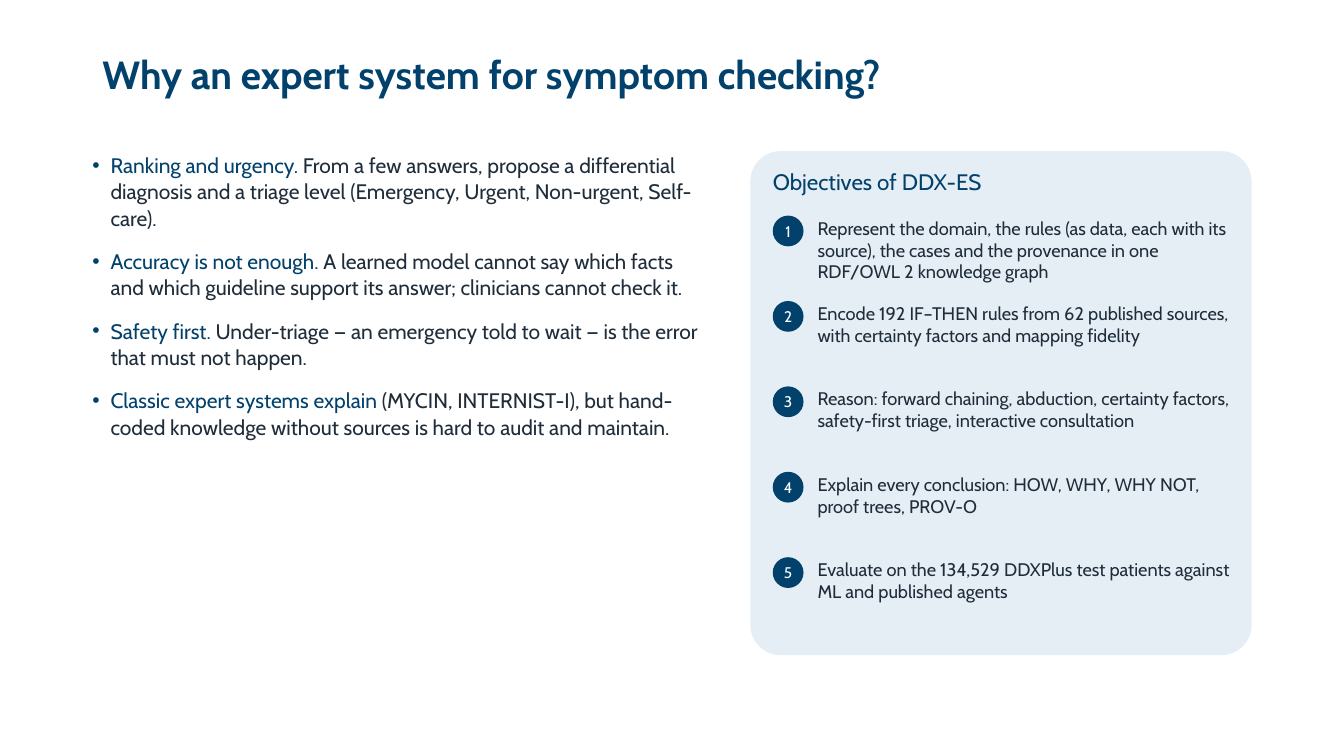
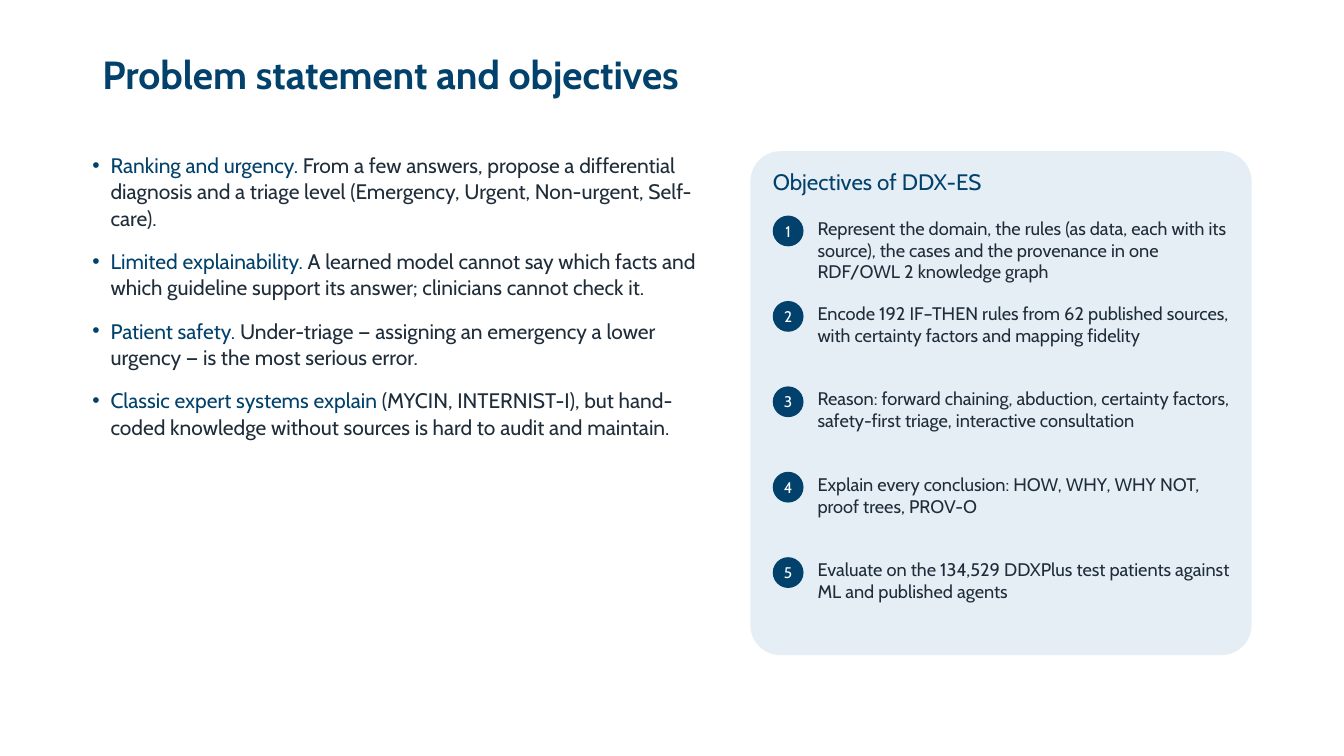
Before and after one commit to zidanarsyad/ddx-expert-system, a slide deck: slide 3 of docs/slides.pptx. Drawn at 1344x756 pixels with LibreOffice and Linux fonts; fonts in the diff are those of the drawing; background and template pictures are left out. Boxes give left, top, right and bottom in pixels: in the first picture for what was removed or moved away, otherwise in the second. Text is boxed around its words. In the diff, an @@ line names an element or a change of style, - is before the commit and + after.

```diff
--- a/docs/slides.pptx
+++ b/docs/slides.pptx
@@ title at [102, 59, 679, 99]: text changed @@
-Why an expert system for symptom checking?
+Problem statement and objectives
@@ text at [111, 253, 695, 371]: text changed @@
-• Accuracy is not enough. A learned model cannot say which facts and which guideline support its answer; clinicians cannot check it.
-• Safety first. Under-triage — an emergency told to wait — is the error that must not happen.
+• Limited explainability. A learned model cannot say which facts and which guideline support its answer; clinicians cannot check it.
+• Patient safety. Under-triage — assigning an emergency a lower urgency — is the most serious error.
```
Also in this commit, not shown: 14 other slides changed, 27 other files.
